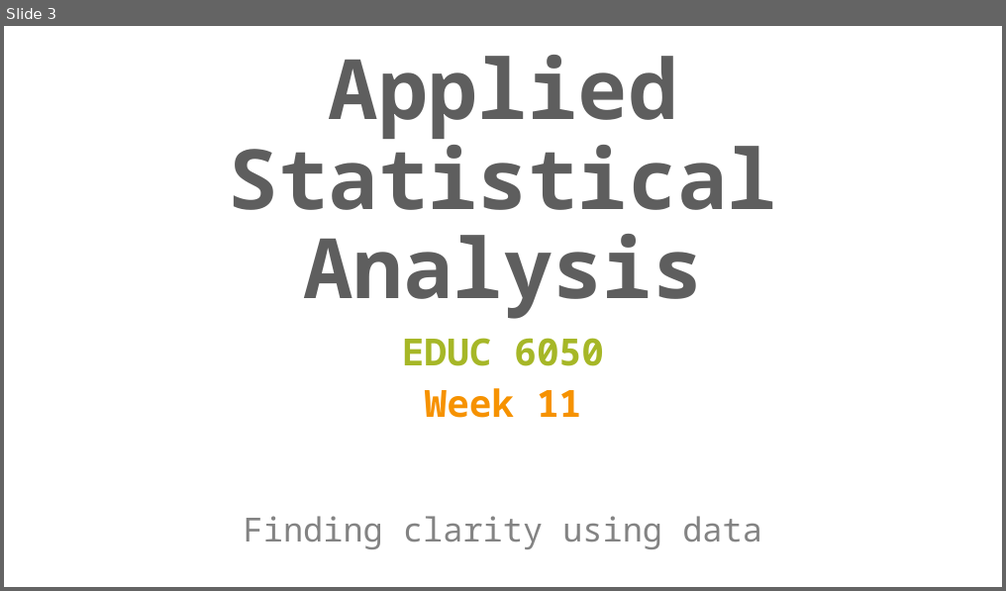
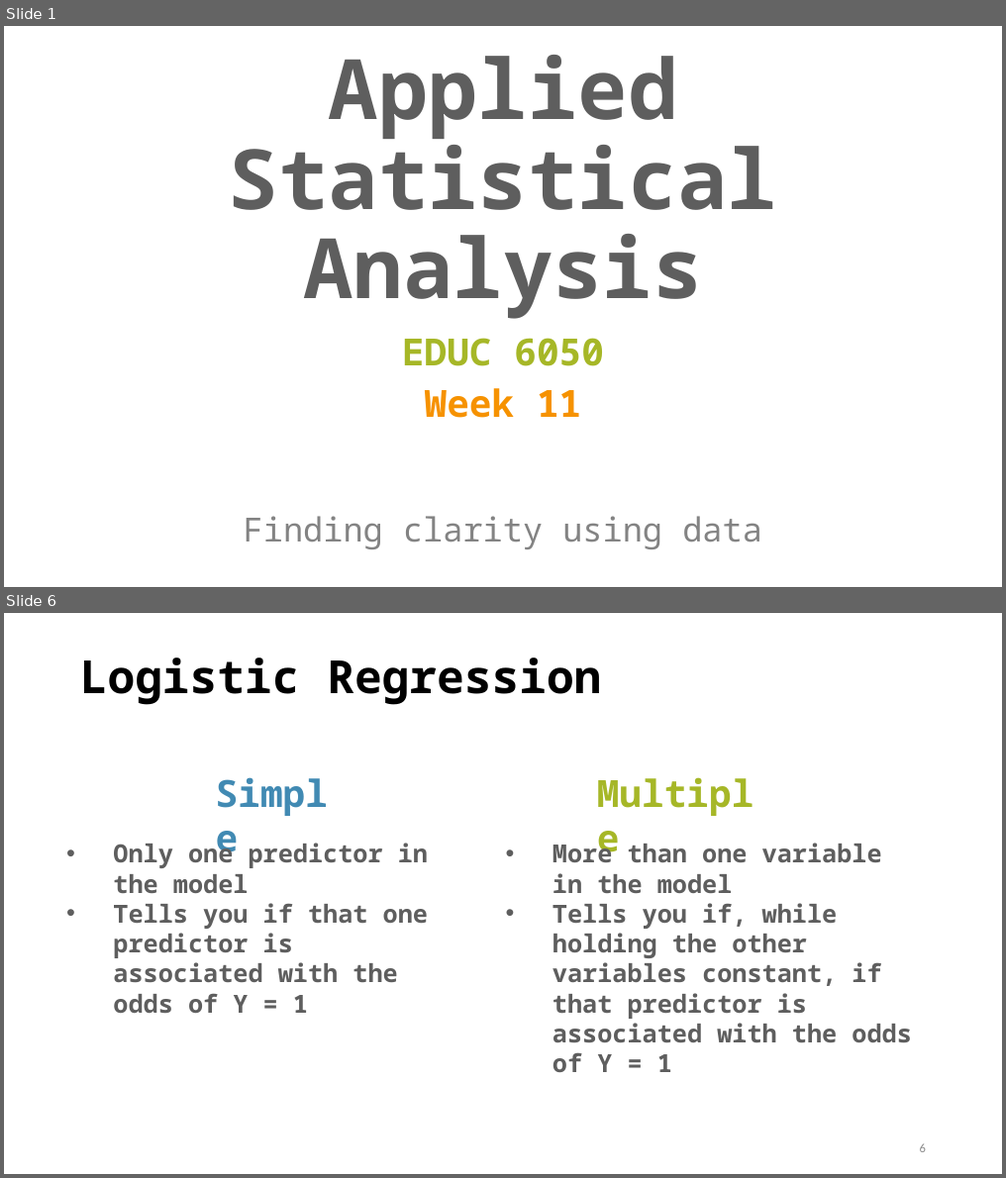
Before and after one commit to TysonStanley/EDU-6050, a slide deck: Slides/11_EDUC_6050_2018.pptx. Shown one above the other, each under a label of ours: slide 3 before the commit, slides 1 and 6 after it; the slides between them are not shown. The pictures are 1006x591 and 1006x1178 pixels, drawn with LibreOffice and Linux fonts; fonts in the diff are those of the drawing. Boxes give left, top, right and bottom in pixels: in the first picture for what was removed or moved away, otherwise in the second. Text is boxed around its words. In the diff, an @@ line names an element or a change of style, - is before the commit and + after.

```diff
--- a/Slides/11_EDUC_6050_2018.pptx
+++ b/Slides/11_EDUC_6050_2018.pptx
@@ slide 6 added at (x1=4, y1=613, x2=1002, y2=1174), background #FFFFFF @@
@@ title added at (x1=80, y1=658, x2=601, y2=705), 44 pt, text #000000, bold @@
+Logistic Regression
@@ text added at (x1=208, y1=766, x2=348, y2=820), 36 pt, text #418AB3, bold @@
+Simple
@@ text added at (x1=589, y1=766, x2=770, y2=820), 36 pt, text #A6B727, bold @@
+Multiple
@@ text added at (x1=113, y1=840, x2=428, y2=1013), 24 pt, text #5E5E5E, bold @@
+• Only one predictor in the model
+• Tells you if that one predictor is associated with the odds of Y = 1
@@ text added at (x1=552, y1=843, x2=912, y2=1072), 24 pt, text #5E5E5E, bold @@
+• More than one variable in the model
+• Tells you if, while holding the other variables constant, if that predictor is associated with the odds of Y = 1
@@ page number added at (x1=920, y1=1144, x2=926, y2=1153), 12 pt, text #8C8C8C @@
+6
@@ what was slide 3 is now slide 1 @@
```
Also in this commit, not shown: 11 slides changed, 36 other slides added, 8 slides removed, 3 other files.
